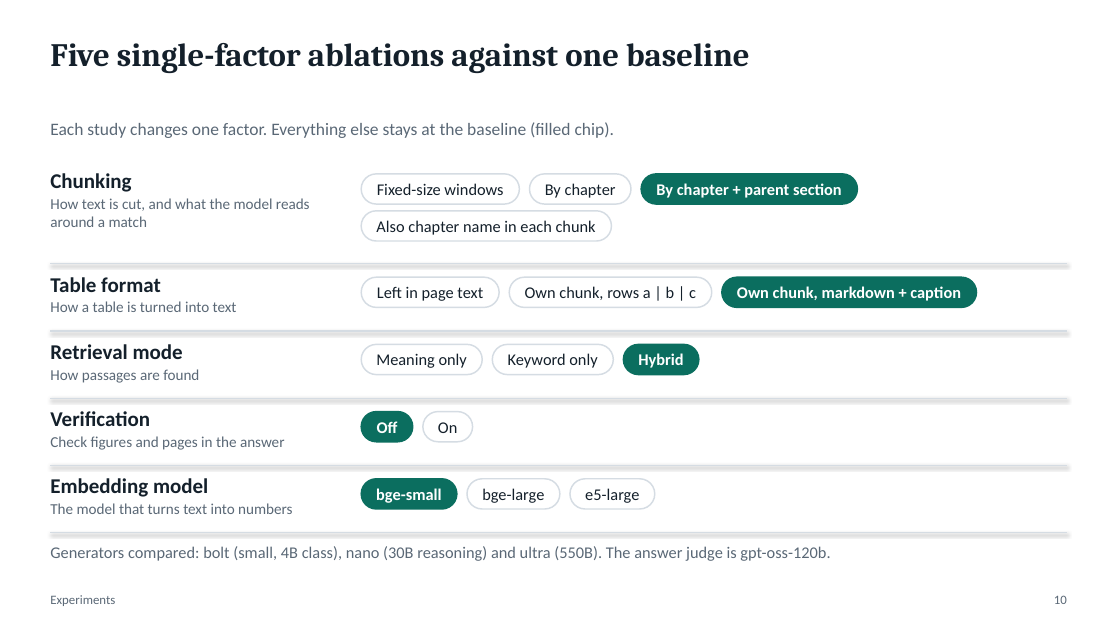
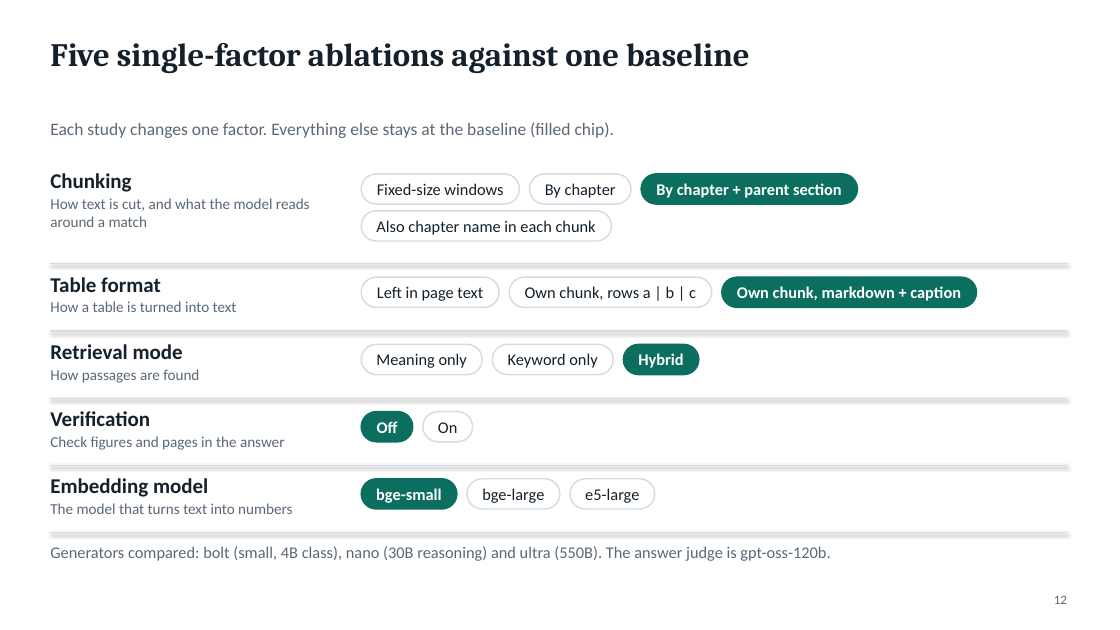
Before and after one commit to DarkkReaper007/RAG-for-financial-analysis, a slide deck: slide 12 of paper/slides.pptx (slide 10 before the commit). Drawn at 1120x630 pixels with LibreOffice and Linux fonts; fonts in the diff are those of the drawing. Boxes give left, top, right and bottom in pixels: in the first picture for what was removed or moved away, otherwise in the second. Text is boxed around its words. In the diff, an @@ line names an element or a change of style, - is before the commit and + after.

```diff
--- a/paper/slides.pptx
+++ b/paper/slides.pptx
@@ text removed at [50, 595, 115, 606] @@
-Experiments
@@ text at [1054, 595, 1067, 604]: text changed @@
-10
+12
```
Also in this commit, not shown: 18 other slides changed, 5 slides added, 2 other files.
